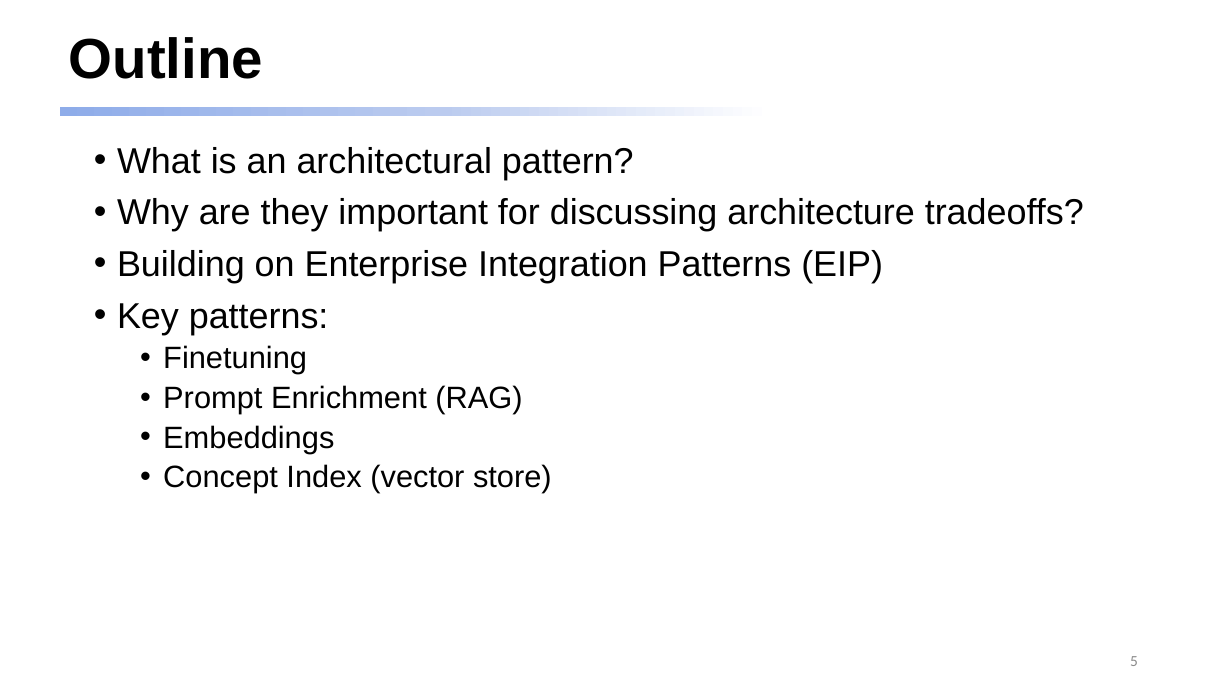
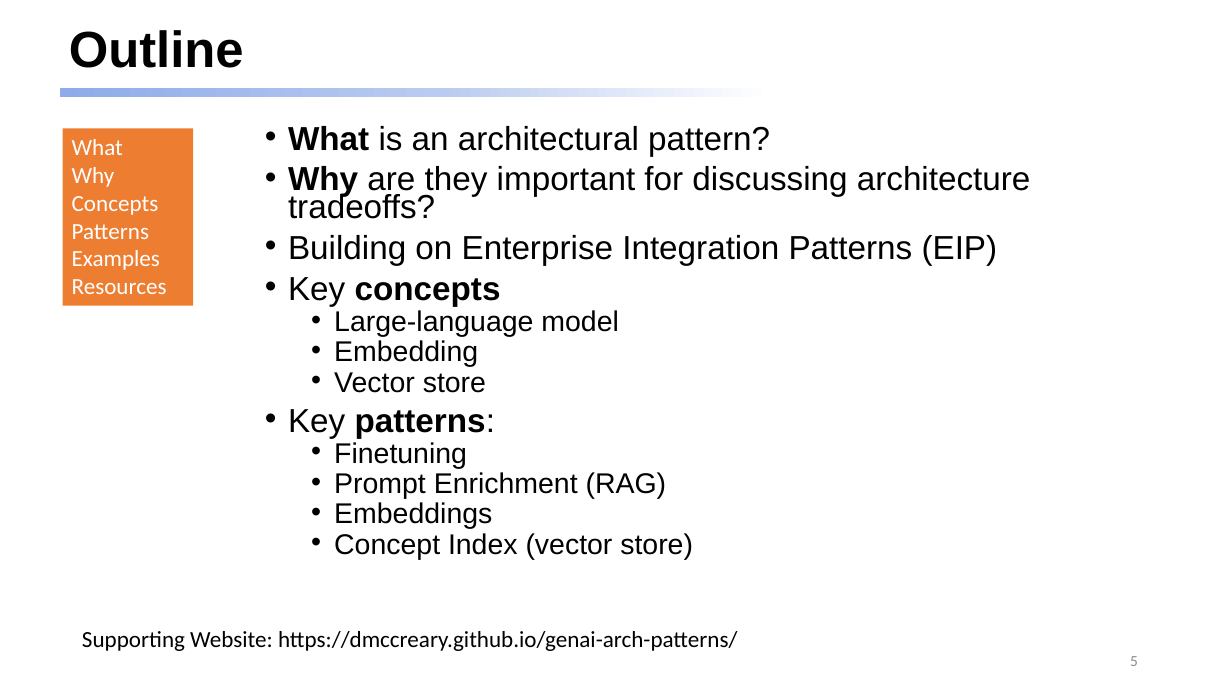
Before and after one commit to dmccreary/genai-arch-patterns, a slide deck: slide 5 of slides/One-Hour-Talk.pptx. Drawn at 1232x693 pixels with LibreOffice and Linux fonts; fonts in the diff are those of the drawing. Boxes give left, top, right and bottom in pixels: in the first picture for what was removed or moved away, otherwise in the second. Text is boxed around its words. In the diff, an @@ line names an element or a change of style, - is before the commit and + after.

```diff
--- a/slides/One-Hour-Talk.pptx
+++ b/slides/One-Hour-Talk.pptx
@@ title "Outline" at box(69, 30, 244, 68): size 44 to 39.6 pt @@
@@ rectangle: place and size @@
-rectangle at box(59, 107, 1122, 116)
+rectangle at box(59, 88, 1122, 97)
@@ rectangle added at box(63, 128, 193, 306), fill #ED7D31, 18 pt, text #FFFFFF @@
+What
+Why
+Concepts
+Patterns
+Examples
+Resources
@@ text "What is an architectural pattern?": place and size @@
-text "What is an architectural pattern?" at box(117, 147, 1084, 493)
+text "What is an architectural pattern?" at box(288, 126, 1031, 560)
@@ text at box(288, 126, 1031, 560): size 28 to 25.9 pt in "What is an architectural pattern?", "Why are they important for discussing architecture ...", "Building on Enterprise Integration Patterns (EIP)", "Key patterns:"; bold on in "What", "Why", "patterns:"; size 24 to 22.2 pt in "Finetuning", "Prompt Enrichment (RAG)", "Embeddings", "Concept Index (vector store)"; line spacing 0.9 to 0.7 @@
@@ text at box(288, 277, 619, 393): paragraphs added @@
+• Key concepts
+  • Large-language model
+  • Embedding
+  • Vector store
@@ text added at box(82, 631, 737, 651), 18 pt, text #000000 @@
+Supporting Website: https://dmccreary.github.io/genai-arch-patterns/
```
Also in this commit, not shown: 12 other slides changed, 16 slides added.
